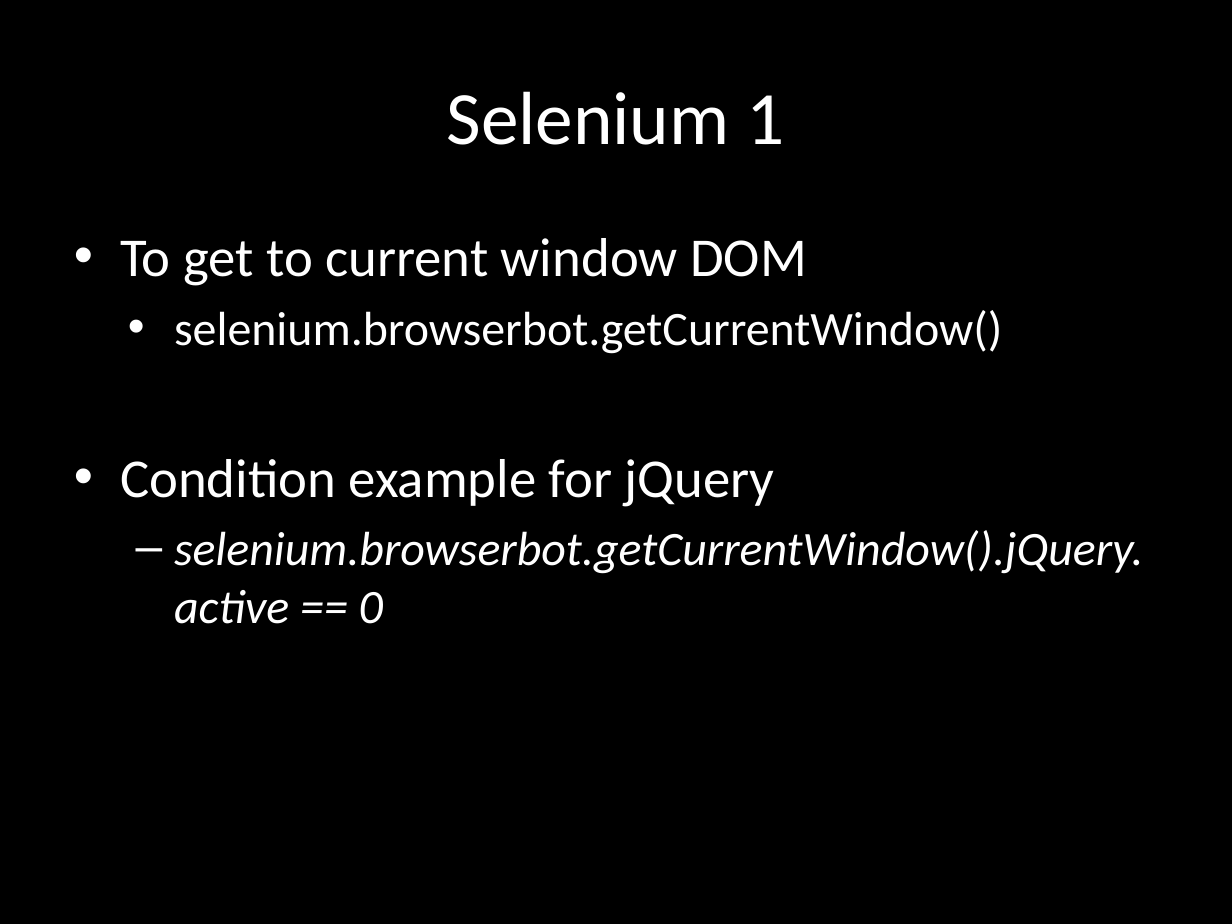
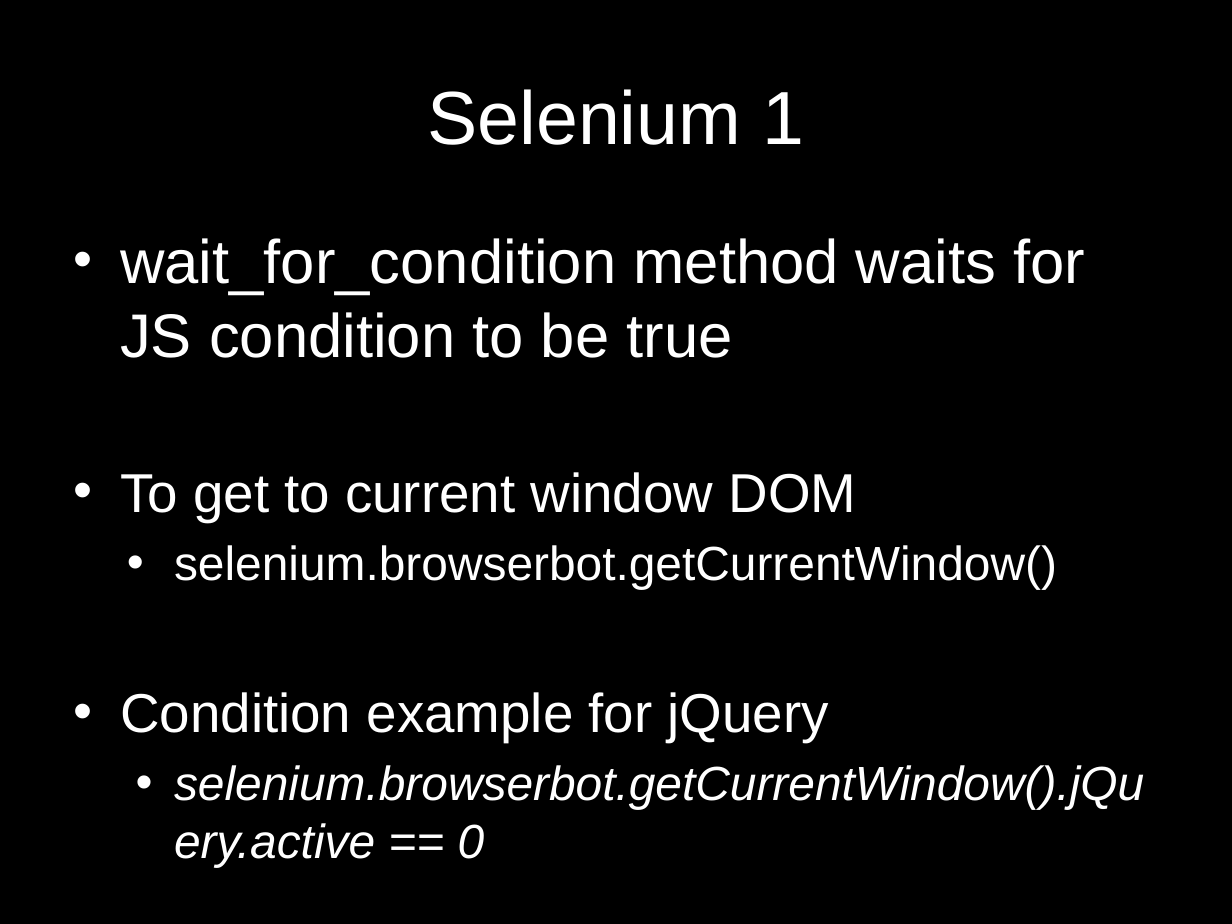
Before and after one commit to dimacus/SeleniumTipsAndTricks, a slide deck: slide 9 of selenium_camp_v1.pptx (slide 5 before the commit). Drawn at 1232x924 pixels with LibreOffice and Linux fonts; fonts in the diff are those of the drawing. Boxes give left, top, right and bottom in pixels: in the first picture for what was removed or moved away, otherwise in the second. Text is boxed around its words. In the diff, an @@ line names an element or a change of style, - is before the commit and + after.

```diff
--- a/selenium_camp_v1.pptx
+++ b/selenium_camp_v1.pptx
@@ title "Selenium 1" at (427, 89, 804, 145): font Calibri to Arial @@
@@ text at (120, 238, 1085, 358): paragraph added @@
+• wait_for_condition method waits for JS condition to be true
@@ text at (120, 472, 1144, 810): font Calibri to Arial in "To get to current window DOM", "selenium.browserbot.getCurrentWindow()", "Condition example for jQuery", "selenium.browserbot.getCurrentWindow().jQuery.active == 0"; bullet – to • @@
```
Also in this commit, not shown: 25 other slides changed, 11 slides added, 1 other file.
